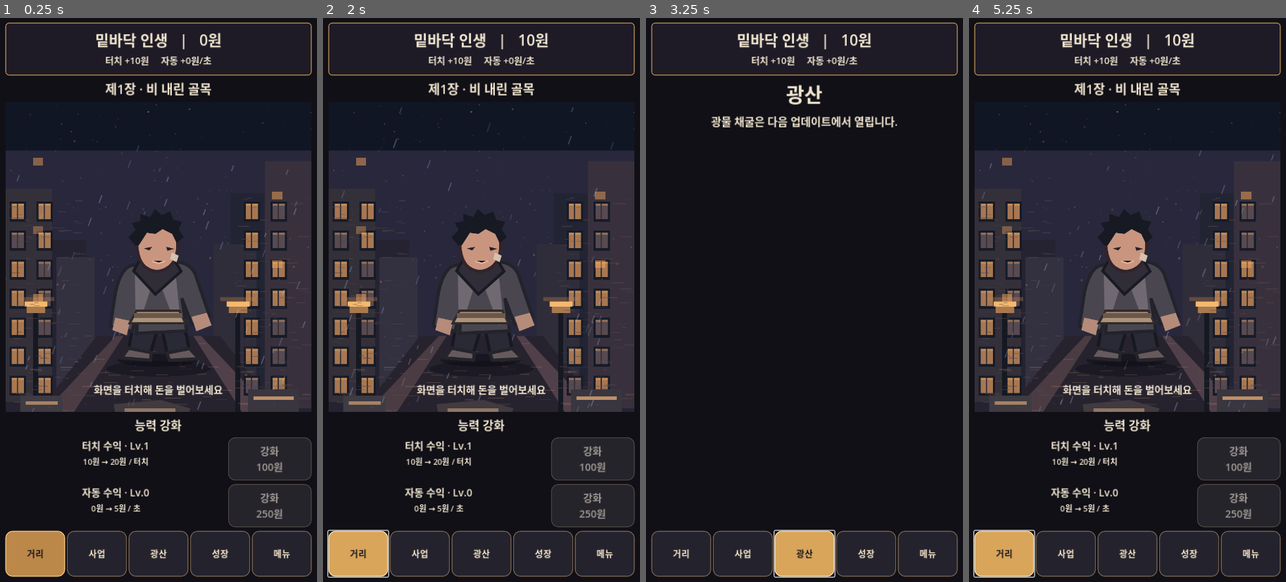
Above: before the commit, frames 1-4 (left to right).
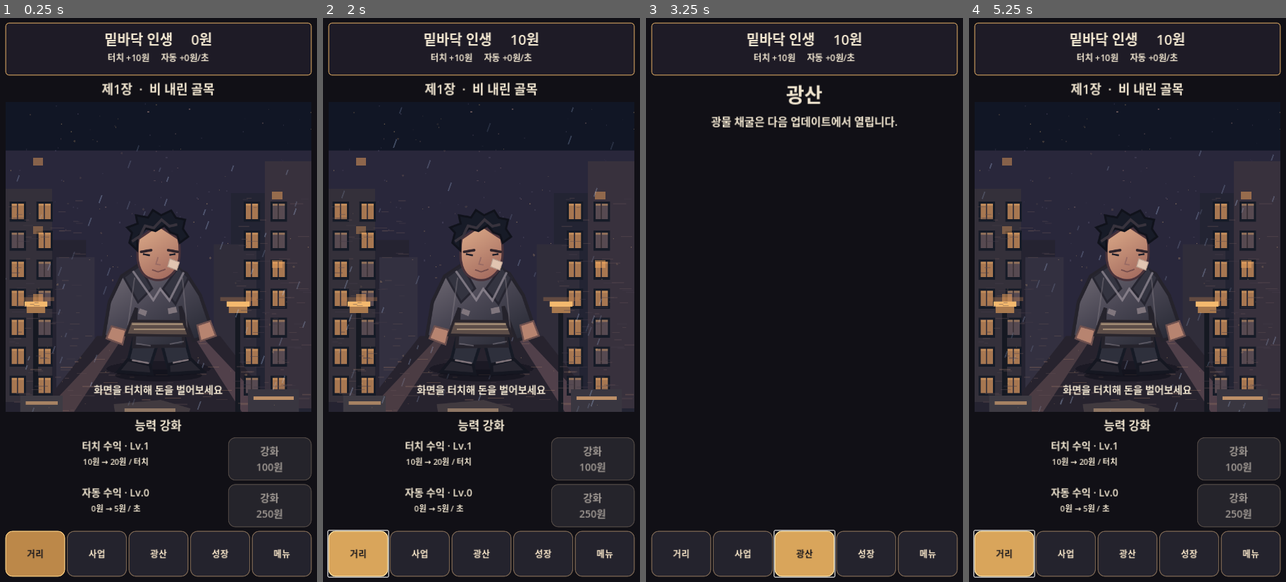
Above: after the commit, the same moments.

Repository: sungpil987/BottomLife-Reborn
Game: Godot game, scene res://scenes/Main.tscn
Two runs of this game, one before a commit and one after it. Both use one fixed random seed, a clock stepped at 60 frames per second and the inputs below.
Inputs (mouse positions are in pixels of both pictures, inside the frame that each line leads up to):
- Up to frame 1 (0.25 s): no input
- Up to frame 2 (2 s): click (481, 254) at 0.5 s; click "거리" at 1.25 s
- Up to frame 3 (3.25 s): click "사업" at 2 s; click "광산" at 2.75 s
- Up to frame 4 (5.25 s): click "성장" at 3.5 s; click "메뉴" at 4.25 s; click "거리" at 5 s

The runs differ from the first frame. In frame 1, 4.4% of the frame differs, in the area x 30-70%, y 2-64%; in frame 2, 4.5%, in the area x 28-72%, y 2-65%; in frame 3, 1.0%; in frame 4, 4.5%.

Commit message:
v1.0 use detailed hero asset and refine street composition and HUD spacing

Diff:
--- a/scripts/main.gd
+++ b/scripts/main.gd
@@ -122,10 +122,11 @@
 	top.add_theme_stylebox_override("panel", panel_style(Color("#1e1b26"), Color("#ad8652"), 8))
 	outer.add_child(top)
 	var top_box := VBoxContainer.new()
+	top_box.add_theme_constant_override("separation", 4)
 	top.add_child(top_box)
-	header = make_label("", 34)
+	header = make_label("", 32)
 	top_box.add_child(header)
-	income_label = make_label("", 21)
+	income_label = make_label("", 20)
 	top_box.add_child(income_label)
 	content = VBoxContainer.new()
 	content.size_flags_vertical = Control.SIZE_EXPAND_FILL
@@ -154,7 +155,7 @@
 func refresh_header() -> void:
 	if header == null:
 		return
-	header.text = "밑바닥 인생   |   %s원" % number(money)
+	header.text = "밑바닥 인생     %s원" % number(money)
 	income_label.text = "터치 +%s원     자동 +%s원/초" % [number(tap_level * 10.0), number(auto_level * 5.0)]
 
 func number(n: float) -> String:
@@ -195,7 +196,7 @@
 	content.add_child(make_label(description, 25))
 
 func build_street() -> void:
-	content.add_child(make_label("제1장 · 비 내린 골목", 29))
+	content.add_child(make_label("제1장  ·  비 내린 골목", 29))
 	var scene_area := Control.new()
 	scene_area.custom_minimum_size.y = 380
 	scene_area.size_flags_vertical = Control.SIZE_EXPAND_FILL
@@ -221,13 +222,13 @@
 	scene_area.add_child(rain)
 	# Reliable texture fallback until procedural sprite is verified on Android.
 	var hero := TextureRect.new()
-	hero.texture = load("res://assets/hero.svg")
+	hero.texture = load("res://assets/hero_v2.svg")
 	hero.expand_mode = TextureRect.EXPAND_IGNORE_SIZE
 	hero.stretch_mode = TextureRect.STRETCH_KEEP_ASPECT_CENTERED
-	hero.anchor_left = 0.29
-	hero.anchor_right = 0.71
-	hero.anchor_top = 0.30
-	hero.anchor_bottom = 0.88
+	hero.anchor_left = 0.27
+	hero.anchor_right = 0.73
+	hero.anchor_top = 0.32
+	hero.anchor_bottom = 0.91
 	hero.mouse_filter = Control.MOUSE_FILTER_IGNORE
 	scene_area.add_child(hero)
 	hero_sprite = hero
